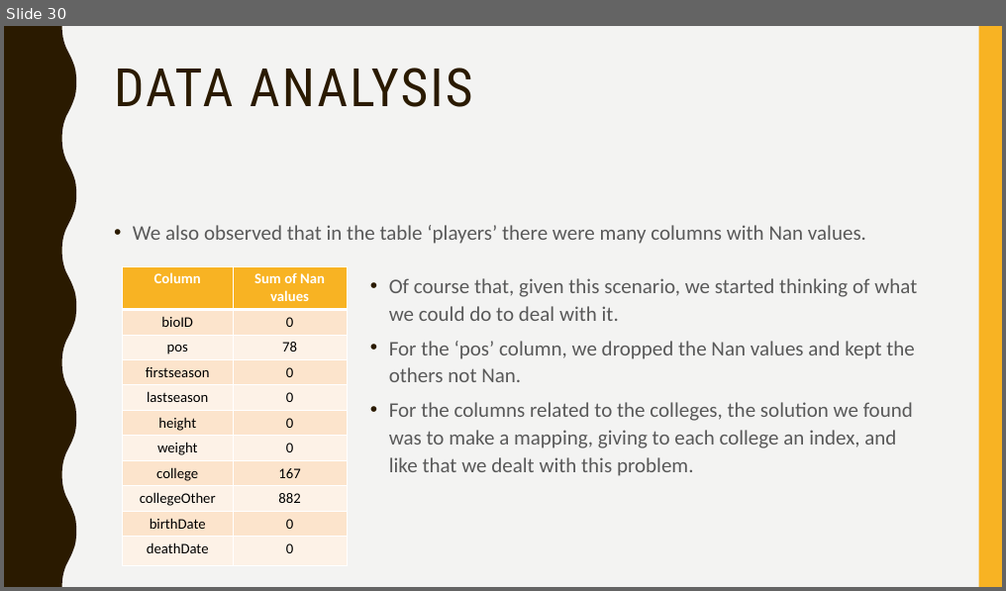
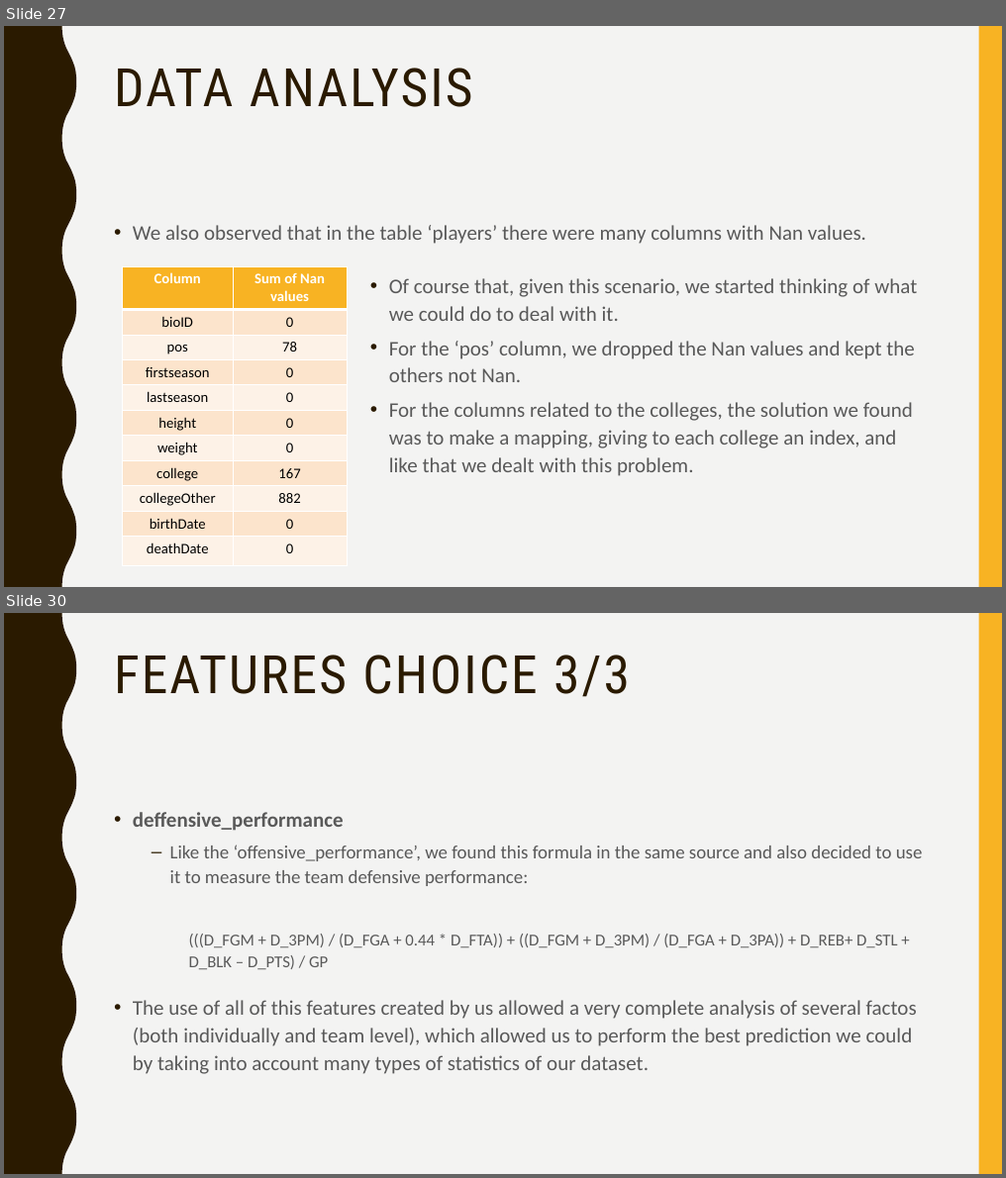
Before and after one commit to afs202005277/AC, a slide deck: ppt projeto.pptx. Shown one above the other, each under a label of ours: slide 30 before the commit, slides 27 and 30 after it; the slides between them are not shown. The pictures are 1006x591 and 1006x1178 pixels, drawn with LibreOffice and Linux fonts; fonts in the diff are those of the drawing. Boxes give left, top, right and bottom in pixels: in the first picture for what was removed or moved away, otherwise in the second. Text is boxed around its words. In the diff, an @@ line names an element or a change of style, - is before the commit and + after.

```diff
--- a/ppt projeto.pptx
+++ b/ppt projeto.pptx
@@ slide 30 added at [4,613,1002,1174], background #F3F3F2; not listed: 2 template elements that a slide beside it also shows @@
@@ title added at [114,655,630,697], 51 pt, text #2A1A00 @@
+FEATURES CHOICE 3/3
@@ text added at [133,812,923,969], 18 pt, text #595959 @@
+• deffensive_performance
+  – Like the ‘offensive_performance’, we found this formula in the same source and also decided to use it to measure the team defensive performance:
+    (((D_FGM + D_3PM) / (D_FGA + 0.44 * D_FTA)) + ((D_FGM + D_3PM) / (D_FGA + D_3PA)) + D_REB+ D_STL + D_BLK – D_PTS) / GP
@@ text added at [133,1000,917,1074], 20 pt, text #595959 @@
+• The use of all of this features created by us allowed a very complete analysis of several factos (both individually and team level), which allowed us to perform the best prediction we could by taking into account many types of statistics of our dataset.
@@ what was slide 30 is now slide 27 @@
```
Also in this commit, not shown: 3 slides changed, 5 other slides added, 13 slides removed.
